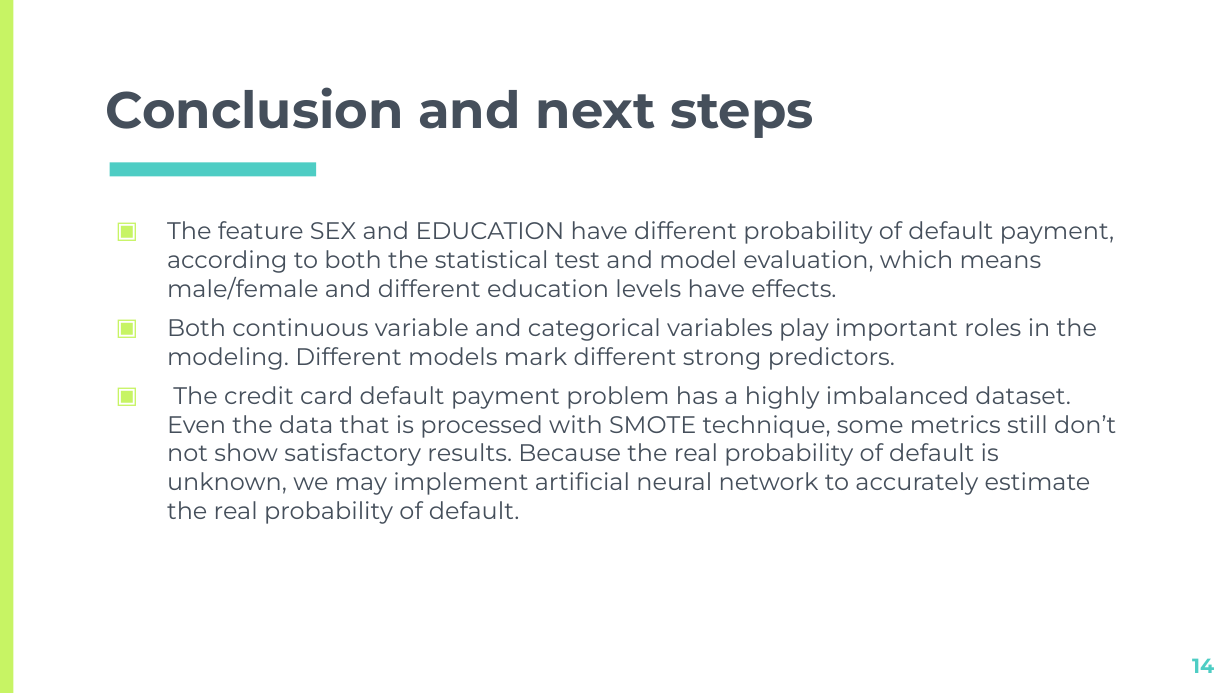
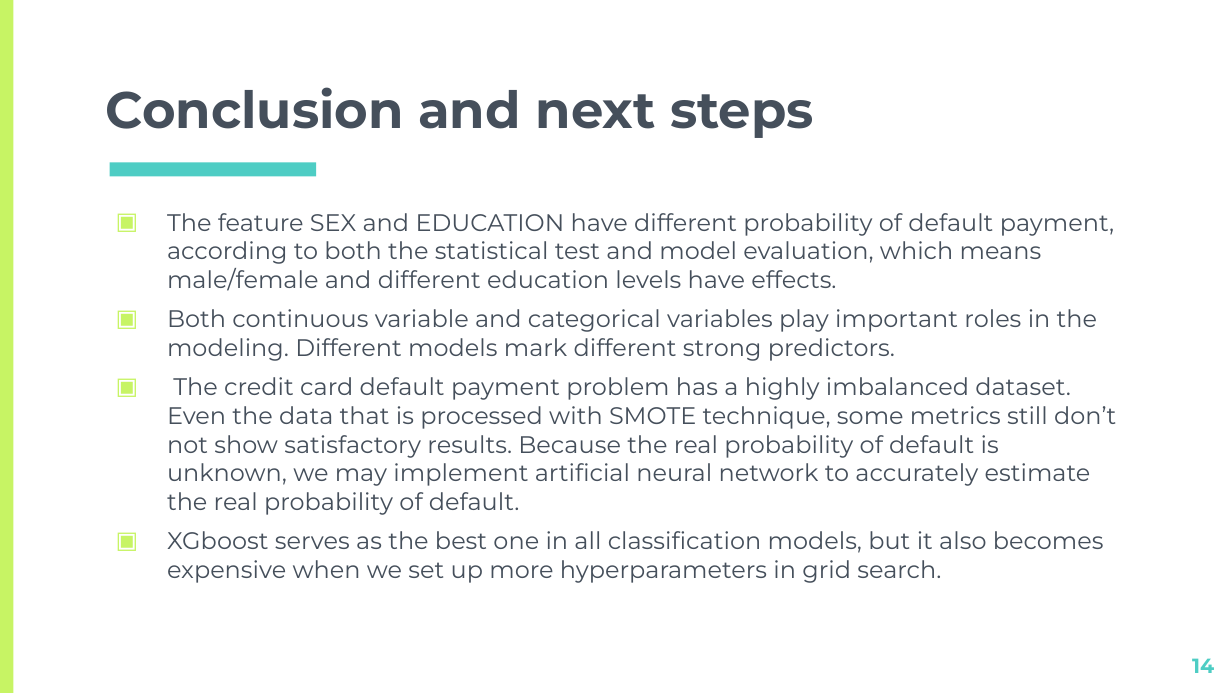
Before and after one commit to ghcn345/Credit-Card-Default-Prediction, a slide deck: slide 14 of data/CreditPP.pptx. Drawn at 1232x693 pixels with LibreOffice and Linux fonts; fonts in the diff are those of the drawing. Boxes give left, top, right and bottom in pixels: in the first picture for what was removed or moved away, otherwise in the second. Text is boxed around its words. In the diff, an @@ line names an element or a change of style, - is before the commit and + after.

Commit message:
ppt pdf

```diff
--- a/data/CreditPP.pptx
+++ b/data/CreditPP.pptx
@@ text "The feature SEX and EDUCATION ...": place and size @@
-text "The feature SEX and EDUCATION ..." at box(167, 221, 1116, 524)
+text "The feature SEX and EDUCATION ..." at box(167, 213, 1116, 583)
@@ text at box(167, 531, 1104, 583): paragraph added @@
+▣ XGboost serves as the best one in all classification models, but it also becomes expensive when we set up more hyperparameters in grid search.
```
Also in this commit, not shown: 1 other slide changed, 1 other file.
